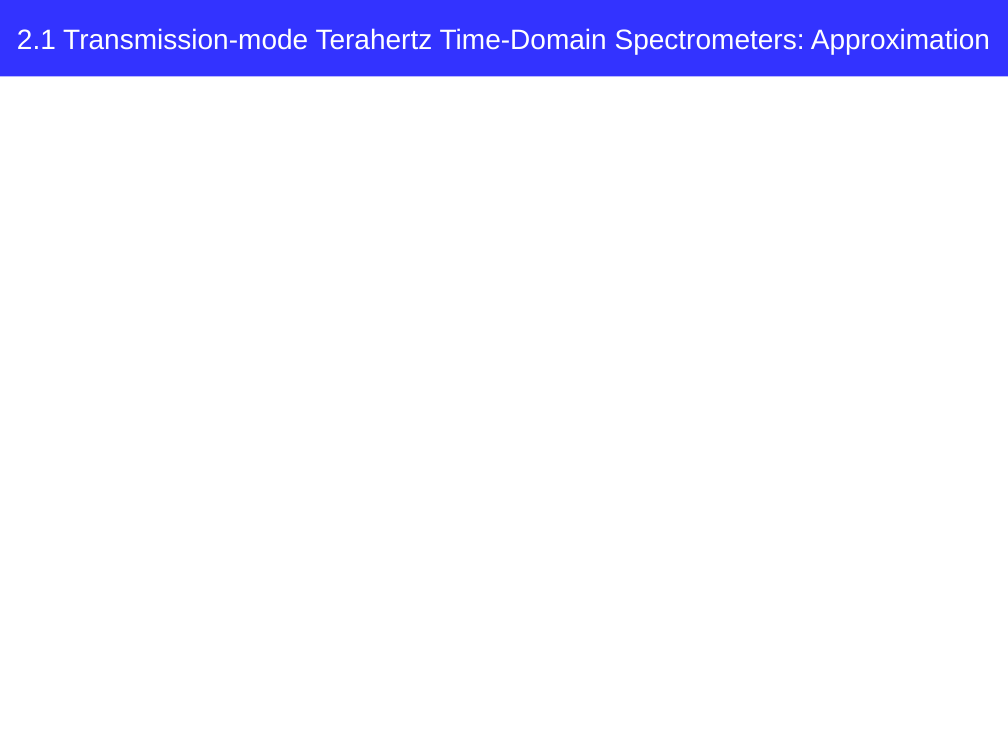
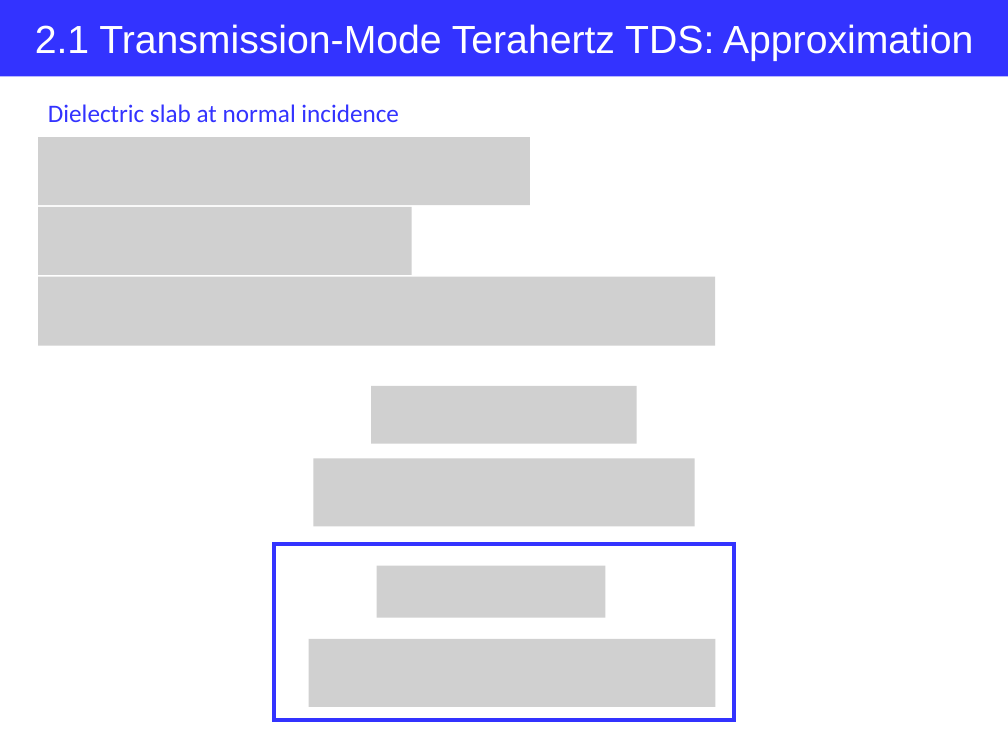
Before and after one commit to jglee96/NBTP_Lab, a slide deck: slide 9 of Terahertz Metrology/Ch2/Terahertz Metrology_Ch2.pptx (slide 10 before the commit). Drawn at 1008x756 pixels with LibreOffice and Linux fonts; fonts in the diff are those of the drawing; grey boxes stand for pictures. Boxes give left, top, right and bottom in pixels: in the first picture for what was removed or moved away, otherwise in the second. Text is boxed around its words. In the diff, an @@ line names an element or a change of style, - is before the commit and + after.

```diff
--- a/Terahertz Metrology/Ch2/Terahertz Metrology_Ch2.pptx
+++ b/Terahertz Metrology/Ch2/Terahertz Metrology_Ch2.pptx
@@ text in rectangle at box(35, 24, 973, 61): text changed; size 20 to 28 pt @@
-2.1 Transmission-mode Terahertz Time-Domain Spectrometers: Approximation
+2.1 Transmission-Mode Terahertz TDS: Approximation
@@ text added at box(48, 104, 399, 122), 18 pt, text #3333FF @@
+Dielectric slab at normal incidence
@@ picture added at box(38, 137, 530, 206) @@
@@ picture added at box(38, 207, 412, 275) @@
@@ picture added at box(38, 276, 716, 345) @@
@@ picture added at box(371, 386, 636, 444) @@
@@ picture added at box(313, 459, 695, 526) @@
@@ rectangle added at box(274, 544, 734, 721), outline #3333FF 3 pt @@
@@ picture added at box(377, 565, 606, 618) @@
@@ picture added at box(308, 639, 716, 708) @@
```
Also in this commit, not shown: 1 other slide changed, 3 slides added, 2 slides removed, 5 other files.
